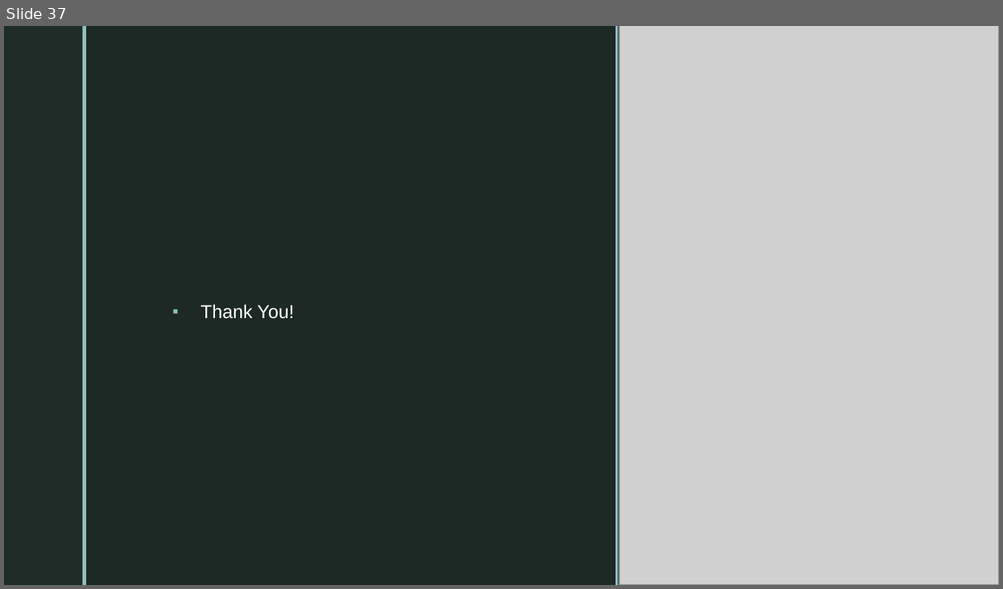
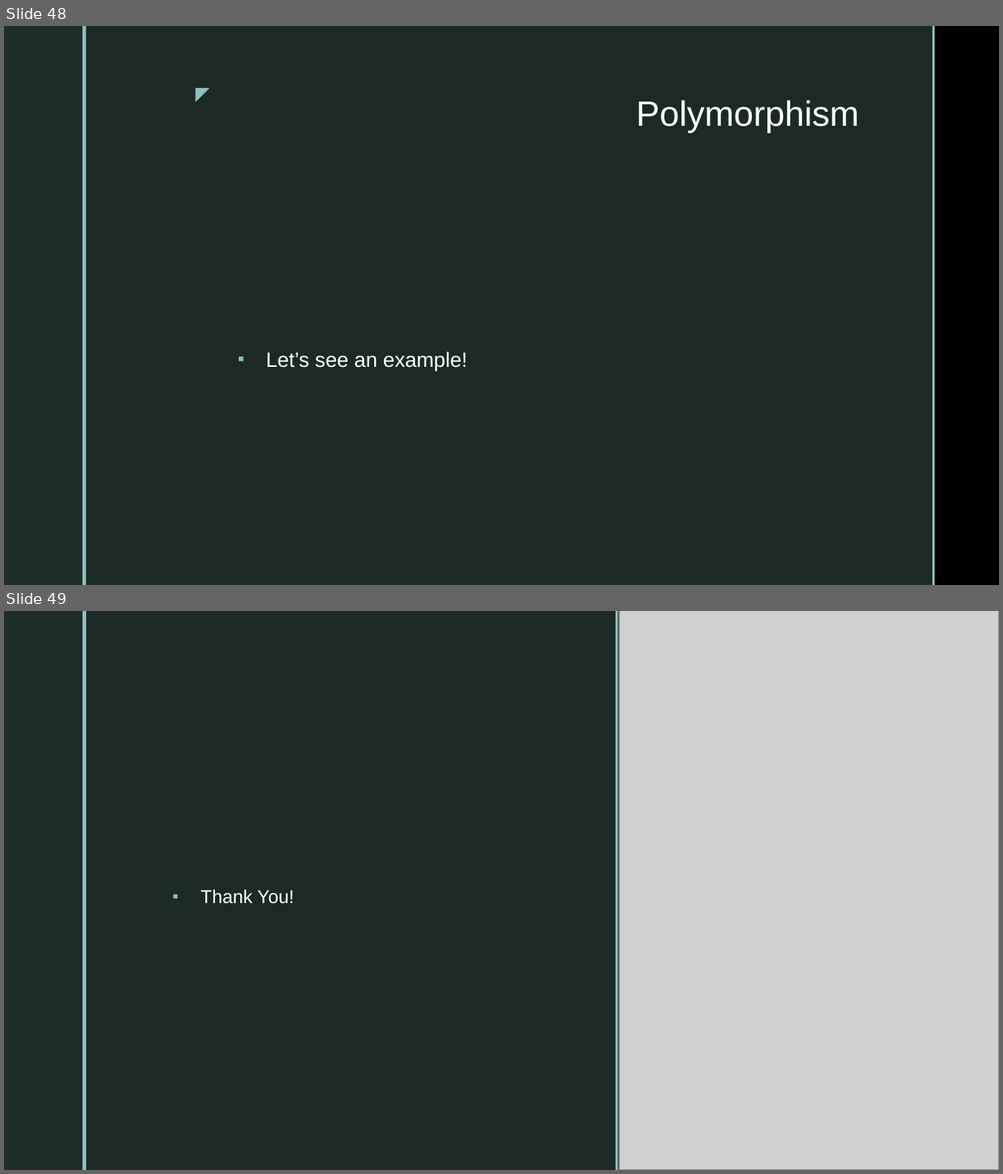
Before and after one commit to purvendra-k/goGaga, a slide deck: GoLangDataStructures.pptx. Shown one above the other, each under a label of ours: slide 37 before the commit, slides 48 and 49 after it. The pictures are 1003x589 and 1003x1174 pixels, drawn with LibreOffice and Linux fonts; fonts in the diff are those of the drawing; grey boxes stand for pictures; background and template pictures are left out. Boxes give left, top, right and bottom in pixels: in the first picture for what was removed or moved away, otherwise in the second. Text is boxed around its words. In the diff, an @@ line names an element or a change of style, - is before the commit and + after.

Commit message:
Added Example Code Files and Updated PPT
Added Example Code Files and Updated PPT

```diff
--- a/GoLangDataStructures.pptx
+++ b/GoLangDataStructures.pptx
@@ slide 48 added at bbox=[4, 26, 999, 585], background picture (left out); not listed: 2 template elements that a slide beside it also shows @@
@@ rectangle added at bbox=[4, 26, 82, 585], fill #1F2D29 @@
@@ rectangle added at bbox=[82, 26, 86, 585], fill #8EC0C1 @@
@@ text added at bbox=[183, 79, 216, 108], 18 pt, text #8EC0C1 @@
+◤
@@ title added at bbox=[636, 100, 859, 133], 34 pt, text #FFFFFF @@
+Polymorphism
@@ text added at bbox=[266, 352, 467, 371], 20 pt, text #FFFFFF @@
+▪ Let’s see an example!
@@ what was slide 37 is now slide 49 @@
```
Also in this commit, not shown: 1 slide changed, 11 other slides added, 6 other files.
